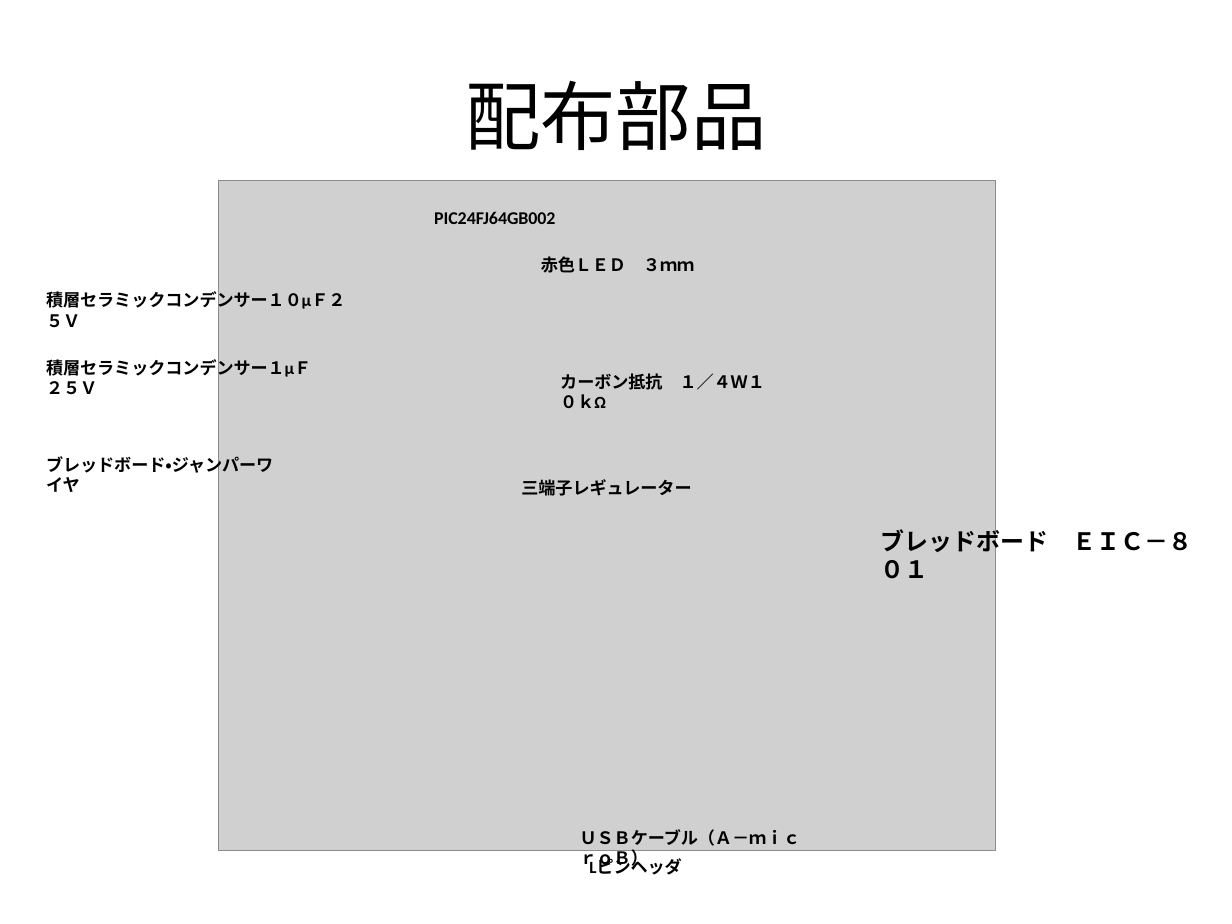
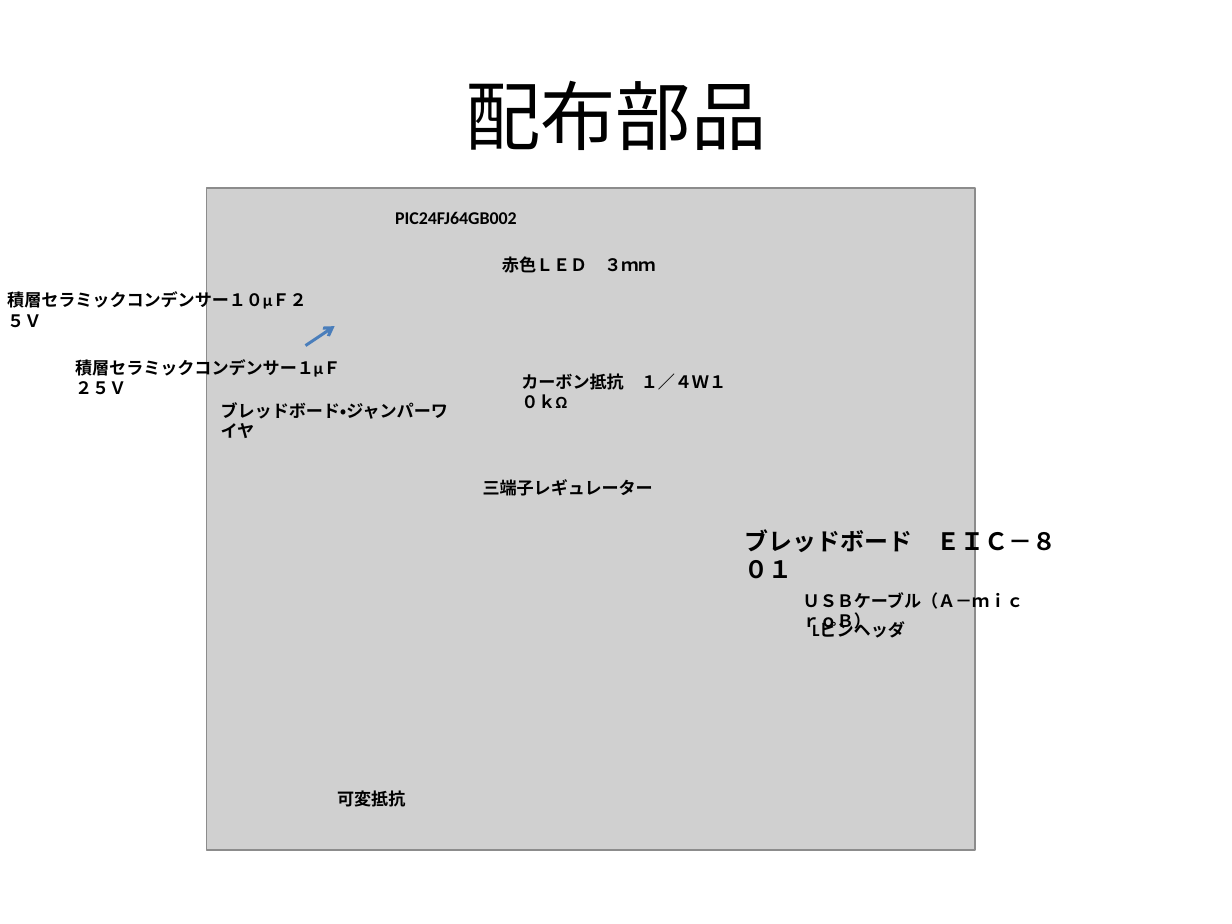
Before and after one commit to magoroku15/OpenAccessoryDemo, a slide deck: slide 11 of Doc/poorman's adk.pptx (slide 5 before the commit). Drawn at 1232x924 pixels with LibreOffice and Linux fonts; fonts in the diff are those of the drawing; grey boxes stand for pictures. Boxes give left, top, right and bottom in pixels: in the first picture for what was removed or moved away, otherwise in the second. Text is boxed around its words. In the diff, an @@ line names an element or a change of style, - is before the commit and + after.

Commit message:
可変抵抗の記述を追加

```diff
--- a/Doc/poorman's adk.pptx
+++ b/Doc/poorman's adk.pptx
@@ picture: place and size @@
-picture at (218, 181, 995, 851)
+picture at (207, 188, 976, 850)
@@ 5 texts: place and size @@
-5 texts at (46, 211, 765, 496)
+5 texts at (7, 211, 726, 496)
@@ arrow added from (306, 346) to (335, 326), #4B7EBC 1.75 pt @@
@@ text "積層セラミックコンデンサー１μＦ２５Ｖ": place and size @@
-text "積層セラミックコンデンサー１μＦ２５Ｖ" at (46, 356, 311, 379)
+text "積層セラミックコンデンサー１μＦ２５Ｖ" at (75, 356, 340, 379)
@@ text "ブレッドボード・ジャンパーワイヤ": place and size @@
-text "ブレッドボード・ジャンパーワイヤ" at (46, 454, 273, 492)
+text "ブレッドボード・ジャンパーワイヤ" at (221, 402, 448, 438)
@@ text "ブレッドボード ＥＩＣ－８０１": place and size @@
-text "ブレッドボード ＥＩＣ－８０１" at (880, 525, 1192, 556)
+text "ブレッドボード ＥＩＣ－８０１" at (745, 525, 1057, 556)
@@ text "ＵＳＢケーブル（Ａ－ｍｉｃｒｏＢ）" rewrapped from (580, 829, 801, 846) to (803, 589, 1024, 612) @@
@@ text "Lピンヘッダ": place and size @@
-text "Lピンヘッダ" at (589, 859, 682, 875)
+text "Lピンヘッダ" at (812, 622, 905, 638)
@@ text added at (337, 790, 405, 807), 10 pt, text #000000, bold @@
+可変抵抗
```
Also in this commit, not shown: 6 other slides changed, 7 slides added, 3 other files.
